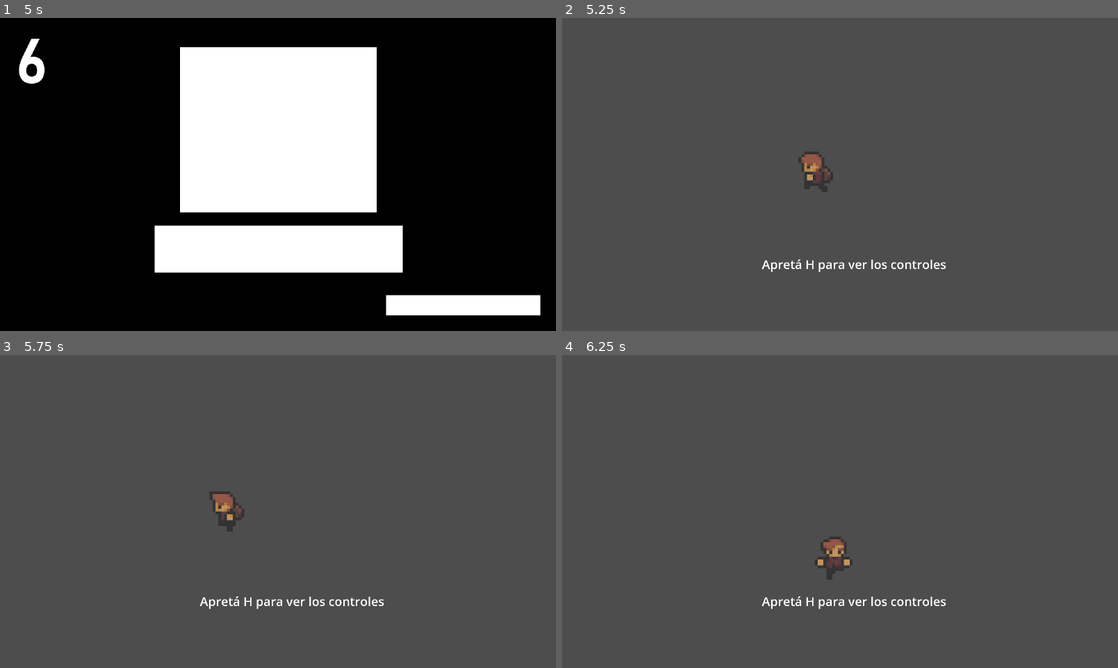
Above: before the commit, frames 1-4 (two rows, left to right).
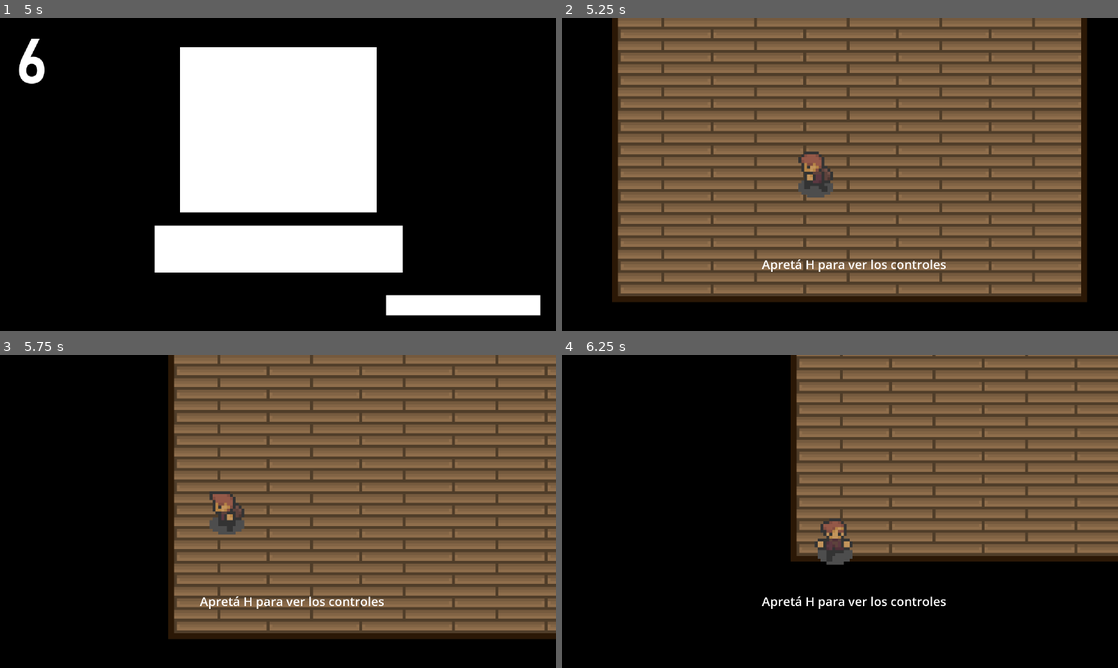
Above: after the commit, the same moments.

Repository: chemebulo/Godot-444Game
Game: Godot game, scene res://scenes/mainmenu.tscn
The game is run twice, just before and just after one commit, with the same random seed, the same clock (stepped at 60 frames per second) and the same inputs.
Inputs:
- Up to frame 1 (5 s): click "Comenzar" at 0.5 s; tap Enter at 1.25, 2.75, 4.25 s; hold D (right) 1.28-2.03 s; hold E (interact) 1.28-2.03 s; tap Space at 2, 3.5 s; hold S (down) 2.03-2.78 s; tap E (interact) at 2.1, 3.6 s; hold D (right) 2.78-3.53 s; hold E (interact) 2.78-3.53 s; hold W (up) 3.53-4.28 s; hold A (left) from 4.28 s (still down); hold E (interact) from 4.28 s (still down)
- Up to frame 2 (5.25 s): keep holding A (left); tap Space at 5 s; release E (interact) at 5.03 s; tap E (interact) at 5.1 s
- Up to frame 3 (5.75 s): keep holding A (left)
- Up to frame 4 (6.25 s): release A (left) at 5.78 s; hold S (down) from 5.78 s (still down); hold E (interact) from 5.78 s (still down)

Frame 1 is identical in both runs. In frame 2, 99% of the frame differs, in the area x 0-100%, y 0-100%; in frame 3, 99%; in frame 4, 100%.

Commit message:
Add: Funcionan las puertas y el game

Diff:
--- a/scenes/game.tscn
+++ b/scenes/game.tscn
@@ -1,15 +1,14 @@
-[gd_scene load_steps=7 format=3 uid="uid://curbf3fqvcuw3"]
+[gd_scene load_steps=6 format=3 uid="uid://curbf3fqvcuw3"]
 
 [ext_resource type="Script" uid="uid://dx5vg7vw5auvl" path="res://scritps/game.gd" id="1_lnu2h"]
 [ext_resource type="PackedScene" uid="uid://bee0r1ue2kxhn" path="res://scenes/player.tscn" id="1_uwrxv"]
-[ext_resource type="PackedScene" uid="uid://uvvqs8nnxbrn" path="res://scenes/mainbr.tscn" id="2_p57ef"]
 [ext_resource type="Script" uid="uid://bpba4rvvx5mbb" path="res://scritps/pausemenu.gd" id="2_yqjtg"]
 [ext_resource type="Script" uid="uid://5dcfuapkebbl" path="res://scritps/hintlabel.gd" id="3_iywne"]
 [ext_resource type="Script" uid="uid://dji45yufq1v1k" path="res://scritps/controlspanel.gd" id="3_lbhrr"]
 
 [node name="Node2D" type="Node2D"]
 script = ExtResource("1_lnu2h")
-starting_room = ExtResource("2_p57ef")
+starting_room_path = "res://scenes/mainbr.tscn"
 
 [node name="CurrentRoom" type="Node2D" parent="."]
 
--- a/scenes/mainbr.tscn
+++ b/scenes/mainbr.tscn
@@ -53,3 +53,4 @@
 
 [node name="Door" parent="." instance=ExtResource("3_pirbk")]
 position = Vector2(88, -16)
+target_scene_path = "res://scenes/secondarybr.tscn"
--- a/scenes/secondarybr.tscn
+++ b/scenes/secondarybr.tscn
@@ -53,3 +53,4 @@
 
 [node name="Door" parent="." instance=ExtResource("4_cnxog")]
 position = Vector2(40, -16)
+target_scene_path = "res://scenes/mainbr.tscn"
